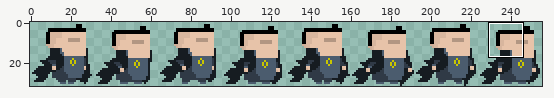
Sprite sheet -- Assets/Art/DartOverWorldWalking.png. Above: a wide view before the commit, with the close-up outlined.
Close-up. First the earlier version:
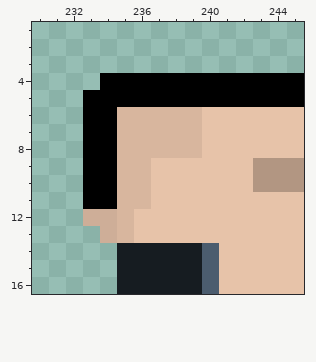
The file is 256x32 pixels. Colours within 5 levels of each other are drawn and written as one. Shown: x 230..245, y 1..16. The commit also changed other parts of the picture, which this record leaves out.
The same view after the edit:
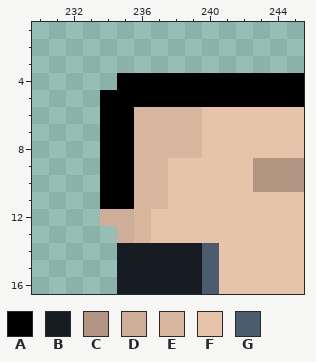
Palette (. is transparent): A #000000  B #161c21  C #b29682  D #ceae98  E #d8b69e  F #e7c3a9  G #4b5c6e
What changed:
@@ x 231..239 @@
  3 .........
- 4 ...AAAAAA
- 5 ..AAAAAAA
- 6 ..AAEEEEE
- 7 ..AAEEEEE
- 8 ..AAEEEEE
- 9 ..AAEEFFF
-10 ..AAEEFFF
-11 ..AAEEFFF
-12 ..DDEFFFF
-13 ...DEFFFF
+ 4 ....AAAAA
+ 5 ...AAAAAA
+ 6 ...AAEEEE
+ 7 ...AAEEEE
+ 8 ...AAEEEE
+ 9 ...AAEEFF
+10 ...AAEEFF
+11 ...AAEEFF
+12 ...DDEFFF
+13 ....DEFFF
 14 ....BBBBB
